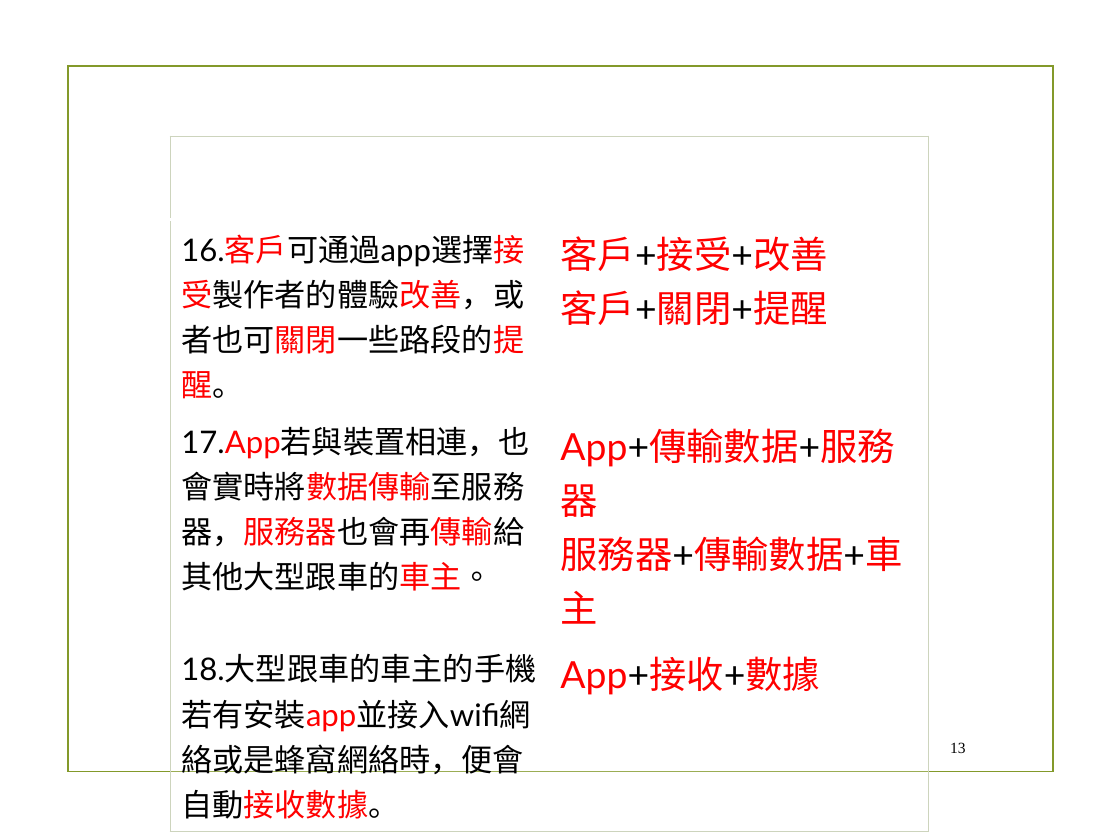
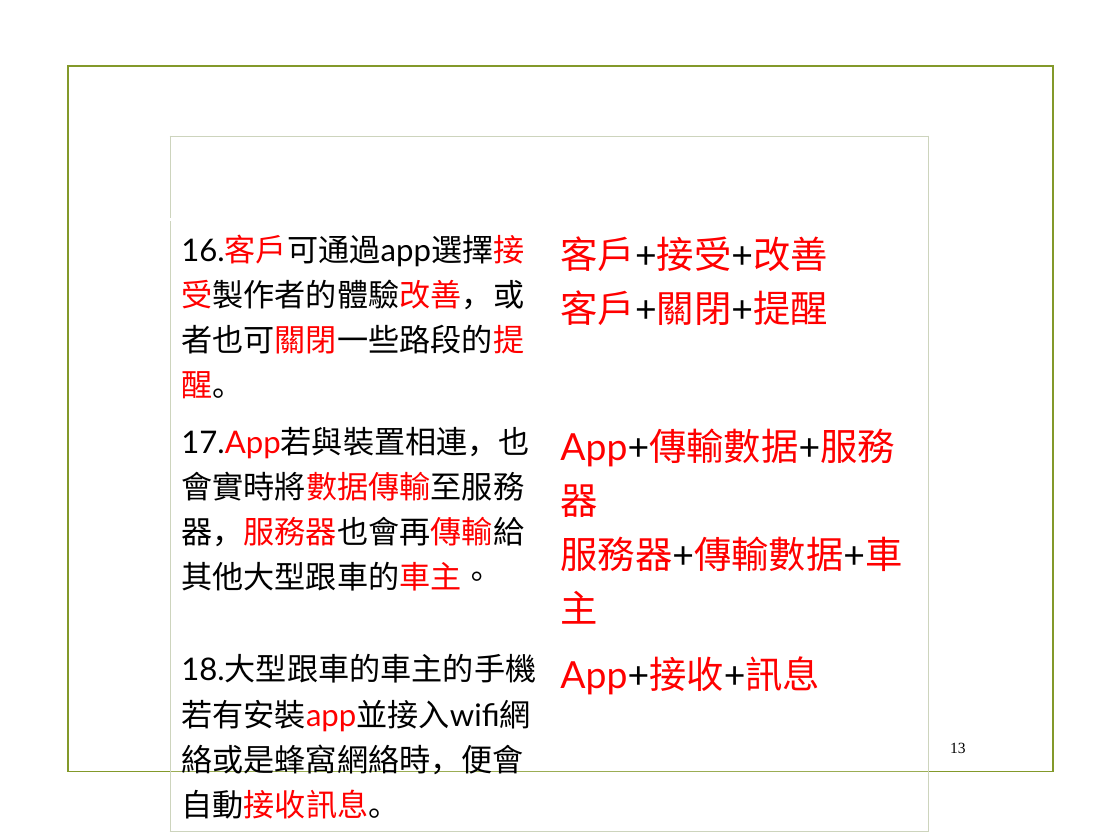
Before and after one commit to chandlerkuo/sharepee, a slide deck: slide 13 of 陀螺儀機車警示裝置.pptx. Drawn at 1120x840 pixels with LibreOffice and Linux fonts; fonts in the diff are those of the drawing; background and template pictures are left out. Boxes give left, top, right and bottom in pixels: in the first picture for what was removed or moved away, otherwise in the second. Text is boxed around its words. In the diff, an @@ line names an element or a change of style, - is before the commit and + after.

```diff
--- a/陀螺儀機車警示裝置.pptx
+++ b/陀螺儀機車警示裝置.pptx
@@ table at [170, 136, 930, 823] @@
-row 4, column 1: 18.大型跟車的車主的手機若有安裝app並接入wifi網絡或是蜂窩網絡時，便會自動接收數據。
+row 4, column 1: 18.大型跟車的車主的手機若有安裝app並接入wifi網絡或是蜂窩網絡時，便會自動接收訊息。
-row 4, column 2: App+接收+數據
+row 4, column 2: App+接收+訊息
```
Also in this commit, not shown: 4 other slides changed, 2 slides added, 3 slides removed.
